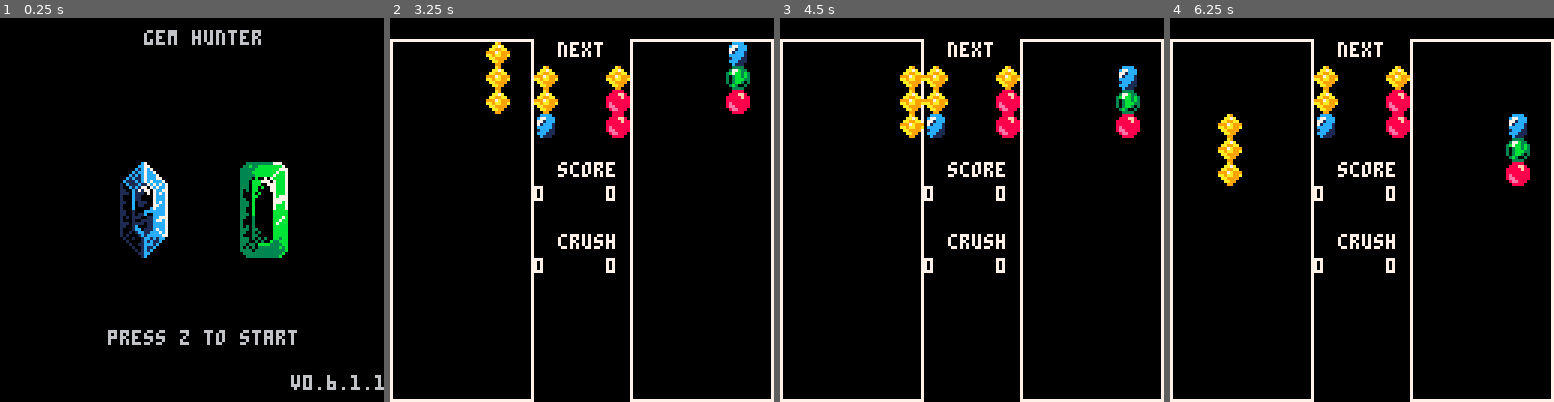
Above: before the commit, frames 1-4 (left to right).
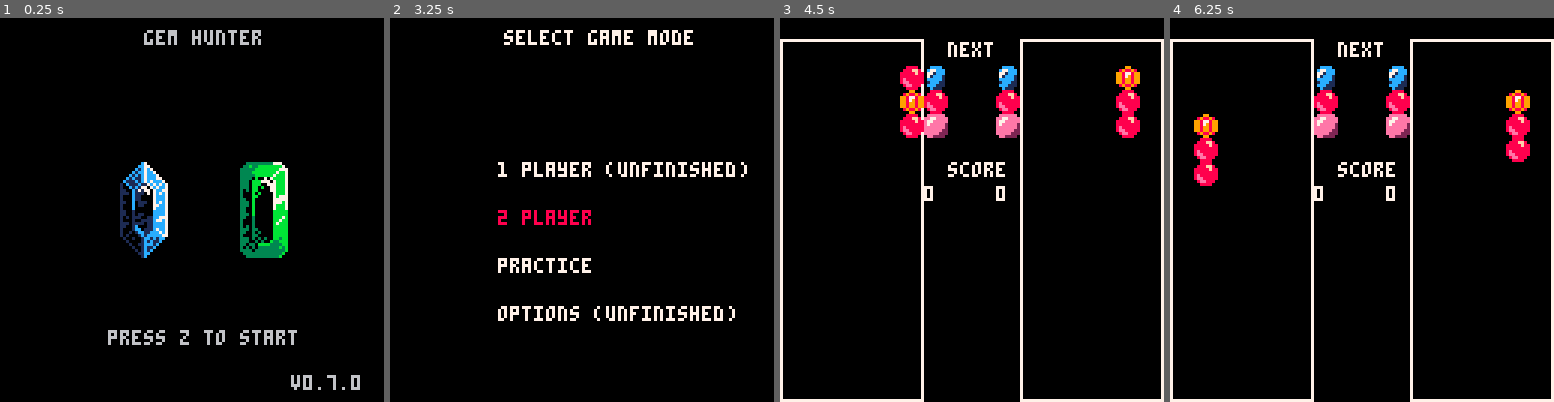
Above: after the commit, the same moments.

Repository: EliasJMote/Gem-Hunter-Pico-8
Game: PICO-8 cartridge gem_hunter.p8
Two runs of this game, one before a commit and one after it. Both use one fixed random seed, a clock stepped at 60 frames per second and the inputs below.
Inputs:
- Up to frame 1 (0.25 s): no input
- Up to frame 2 (3.25 s): tap O (Z key) at 0.33, 0.7, 1.43, 2.22, 3.1 s; tap X (X key) at 1.07, 2.07, 2.4, 2.73, 3.07 s; hold Left 1.97-2.37 s; hold Down 2.42-2.82 s; hold Right from 2.87 s (still down)
- Up to frame 3 (4.5 s): tap X (X key) every 0.33 s from 3.4 to 4.4 s; release Right at 3.53 s; hold Up 3.58-4.08 s; tap O (Z key) at 3.98 s; hold Right from 4.13 s (still down)
- Up to frame 4 (6.25 s): release Right at 4.53 s; hold Down 4.58-5.08 s; tap X (X key) every 0.33 s from 4.73 to 6.07 s; tap O (Z key) at 4.87, 5.75 s; hold Left 5.13-5.8 s; hold Up 5.85-6.18 s; hold Left from 6.23 s (still down)

The runs differ from the first frame. In frame 1, 0.2% of the frame differs, in the area x 37-100%, y 49-97%; in frame 2, 11%, in the area x 0-100%, y 3-100%; in frame 3, 3.5%; in frame 4, 4.9%.

Commit message:
V0.7.0 - Added arrow columns, both players have same series of columns.

Diff:
--- a/gem_hunter.p8
+++ b/gem_hunter.p8
@@ -336,25 +334,34 @@
 	p.crush_process = false
 	p.del_blks = {}
 	p.crush_bar_level = 0
+    p.remove_1_block_type = false
 
 	-- create the column
 	p.column = {}
 	p.column.x = x or 32
 	p.column.y = 8
 	p.column.sprites = {}
-	add(p.column.sprites, flr(rnd(4)) + 1)
-	add(p.column.sprites, flr(rnd(4)) + 1)
-	add(p.column.sprites, flr(rnd(4)) + 1)
+    p.column_pool_pos = 1
+    for i=1,3 do
+        add(p.column.sprites, globals.column_pool[p.column_pool_pos][i])
+    end
+    p.column_pool_pos += 1
 
 	-- create the next column that will be used
 	-- (display this to the player)
 	p.column_next = {}
 	for i=1,3 do
-		add(p.column_next, flr(rnd(4)) + 1)
-	end
+		add(p.column_next, globals.column_pool[p.column_pool_pos][i])
+	end
+    p.column_pool_pos += 1
 
 	-- current score
 	p.score = 0
+    p.total_score = 0
+    p.arrow_score = 0
+
+    --p.next_column_arrow = false
+    --p.next_column_flashing = false
 
 	-- 6 x 15
 	p.well = {
@@ -377,9 +384,41 @@
 	p.column.sprites[2] = p.column_next[2]
 	p.column.sprites[3] = p.column_next[3]
 
-	p.column_next[1] = flr(rnd(4)) + 1
-	p.column_next[2] = flr(rnd(4)) + 1
-	p.column_next[3] = flr(rnd(4)) + 1
+    -- if practice player
+
+    if(globals.state == "practice") then
+    	p.column_next[1] = flr(rnd(6)) + 1
+    	p.column_next[2] = flr(rnd(6)) + 1
+    	p.column_next[3] = flr(rnd(6)) + 1
+    else
+
+        if(p.arrow_score >= 30) then
+
+            p.column_next[1] = 26
+            p.column_next[2] = 27
+            p.column_next[3] = 28
+
+            p.arrow_score = 0
+        else
+
+            p.column_pool_pos += 1
+
+            -- add additional columns if current player position exceeds pool size
+            if(p.column_pool_pos > #globals.column_pool) then
+                for i=1,1000 do
+                    local column = {}
+                    for j=1,3 do
+                        add(column,flr(rnd(6)) + 1)
+                    end
+                    add(globals.column_pool,column)
+                end
+            end
+
+            p.column_next[1] = globals.column_pool[p.column_pool_pos][1]
+            p.column_next[2] = globals.column_pool[p.column_pool_pos][2]
+            p.column_next[3] = globals.column_pool[p.column_pool_pos][3]
+        end
+    end
 
 	p.clear_process = false
 	p.column.y = 8
@@ -393,7 +432,6 @@
 -- update the player
 function update_player(p, x)
 	p.timer += 1
-	--printh(timer)
 
 	-- normal gameplay
 	if not (p.clear_process) then
@@ -408,23 +446,65 @@
 				p.timer = 0
 			else
 
-				-- update the well
-				p.well[(p.column.x-x)/8+1][p.column.y/8] = p.column.sprites[1]
-				p.well[(p.column.x-x)/8+1][p.column.y/8+1] = p.column.sprites[2]
-				p.well[(p.column.x-x)/8+1][p.column.y/8+2] = p.column.sprites[3]
-
-                -- check the rows to mark blocks to be deleted
-				p.del_blks = check_rows(p)
-
-				if(#p.del_blks ~= 0) then
-					p.clear_process = true
-					p.timer = 30
-					sfx(1)
-                    printh(#p.del_blks)
-				else
-					-- create a new column
-					p = create_new_column(p,x)
-				end
+                if(p.column.sprites[3] == 26) then
+                    -- add crush levels to the other player
+                    if(p.player == 0) then
+                        globals.p2 = add_crush_levels(globals.p2, 3, 112-32)
+                    else
+                        globals.p1 = add_crush_levels(globals.p1, 3, 0)
+                    end
+
+                elseif(p.column.sprites[3] == 27) then
+                    -- get the block below this block. this block and all blocks of this type
+                    -- will be deleted
+                    local del_blk_type = p.well[(p.column.x-x)/8+1][p.column.y/8+3]
+                    p.del_blks = {}
+                    -- check all blocks in the well. delete those blocks
+                    for x=1,globals.well_len do
+                        for y=1,globals.well_hgt do
+                            if(p.well[x][y] == del_blk_type) then
+                                add(p.del_blks,{x=x,y=y})
+                            end
+                        end
+                    end
+
+                    p.clear_process = true
+                    p.timer = 30
+                    sfx(1)
+                    p.remove_1_block_type = true
+
+                elseif(p.column.sprites[3] == 28) then
+                    -- remove any existing crush levels from the current player
+                    if(p.player == 0) then
+                        globals.p1 = remove_crush_levels(globals.p1, 3)
+                    else
+                        globals.p2 = remove_crush_levels(globals.p2, 3)
+                    end
+
+                else
+
+    				-- update the well
+    				p.well[(p.column.x-x)/8+1][p.column.y/8] = p.column.sprites[1]
+    				p.well[(p.column.x-x)/8+1][p.column.y/8+1] = p.column.sprites[2]
+    				p.well[(p.column.x-x)/8+1][p.column.y/8+2] = p.column.sprites[3]
+                end
+
+                if(p.column.sprites[3] ~= 27) then
+
+                    -- check the rows to mark blocks to be deleted
+    				p.del_blks = check_rows(p)
+
+                    -- if we are deleting non-empty blocks
+    				if(#p.del_blks ~= 0) then
+    					p.clear_process = true
+    					p.timer = 30
+    					sfx(1)
+                        --printh(#p.del_blks)
+    				else
+    					-- create a new column
+    					p = create_new_column(p,x)
+    				end
+                end
 			end
 		end
 
@@ -435,36 +515,36 @@
 			for x in all(p.del_blks) do
 				p.well[x["x"]][x["y"]] = 12
 			end
-		end
-
-		if(p.timer == 35) then
+
+		elseif(p.timer == 35) then
 			for x in all(p.del_blks) do
 				p.well[x["x"]][x["y"]] = 13
 			end
-		end
-
-		if(p.timer == 40) then
+
+		elseif(p.timer == 40) then
 			for x in all(p.del_blks) do
 				p.well[x["x"]][x["y"]] = 14
 			end
-		end
-
-		if(p.timer == 45) then
+
+		elseif(p.timer == 45) then
 			for x in all(p.del_blks) do
 				p.well[x["x"]][x["y"]] = 15
 			end
-		end
-
-		if(p.timer == 50) then
+
+		elseif(p.timer == 50) then
 			p = blk_removal(p)
 			p = drop_blocks(p)
-			for i in all(p.del_blks) do
-				if(p.score < 30) then
-					p.score += 1
-				else
-					p.score = 30
-				end
-			end
+            if not(p.remove_1_block_type) then
+    			for i in all(p.del_blks) do
+                    p.total_score += 1
+                    p.arrow_score += 1
+    				if(p.score < 30) then
+    					p.score += 1
+    				else
+    					p.score = 30
+    				end
+    			end
+            end
 
 			-- check if new blocks can be removed
 			p.del_blks = check_rows(p)
@@ -475,7 +555,7 @@
 
 			-- otherwise, continue as normal
 			else
-
+                if(p.remove_1_block_type) then p.remove_1_block_type = false end
 				-- create a new column
 				p = create_new_column(p,x)
 			end
@@ -509,8 +589,6 @@
 	-- activate crush
 	if(globals.state ~= "practice") then
 		if(btnp(5, p.player) and p.score >= 10) then
-			--p.crush_process = true
-
 
 			-- first, calculate the number of crush levels
 			local crush_levels = flr(p.score / 10)
@@ -531,8 +609,6 @@
             else
                 globals.p2 = remove_crush_levels(globals.p2, crush_levels)
             end
-
-			--p.crush_process = false
 		end
 	end
 
@@ -544,6 +620,15 @@
 	if(globals.state == "1 player game") then
 		--globals.players = {}
 
+        globals.column_pool = {}
+        for i=1,10000 do
+            local column = {}
+            for j=1,3 do
+                add(column,flr(rnd(6)) + 1)
+            end
+            add(globals.column_pool,column)
+        end
+
 		globals.p1 = {}
 		globals.p2 = {}
 
@@ -551,6 +636,16 @@
 		globals.p2 = init_player(globals.p2, 112, 1)
 
     elseif(globals.state ==  "2 player game") then
+
+        globals.column_pool = {}
+        for i=1,10000 do
+            local column = {}
+            for j=1,3 do
+                add(column,flr(rnd(6)) + 1)
+            end
+            add(globals.column_pool,column)
+        end
+
         globals.p1 = {}
         globals.p2 = {}
 
@@ -674,7 +769,7 @@
 		end
 
 		print("press z to start", 36, 104)
-		print("v0.6.1.1", 101-margin, 123-margin)
+		print("v0.7.0", 101-margin, 123-margin)
 
 	elseif(globals.state == "select mode") then
 		local margin = 4
@@ -740,9 +835,9 @@
             print(globals.p1.score, 48, 56)
             print(globals.p2.score, 72, 56)
 
-            print("crush", 56, 72)
-            print(globals.p1.crush_bar_level, 48, 80)
-            print(globals.p2.crush_bar_level, 72, 80)
+            --print("total", 56, 72)
+            --print(globals.p1.total_score%100, 48, 80)
+            --print(globals.p2.total_score%100, 72, 80)
 
             -- display victory
             if(globals.game_state == "p1 victory") then
@@ -788,9 +883,9 @@
 		print(globals.p1.score, 48, 56)
 		print(globals.p2.score, 72, 56)
 
-        print("crush", 56, 72)
-        print(globals.p1.crush_bar_level, 48, 80)
-        print(globals.p2.crush_bar_level, 72, 80)
+        --print("total", 56, 72)
+        --print(globals.p1.total_score%100, 48, 80)
+        --print(globals.p2.total_score%100, 72, 80)
 
 		-- display victory
 		if(globals.game_state == "p1 victory") then
Not shown, changed: 19 lines of the sprite sheet (__gfx__) section of gem_hunter.p8
Not shown, changed: the thumbnail (__label__) section of gem_hunter.p8
Not shown, changed: readme.txt
Not shown, changed: .gitignore
